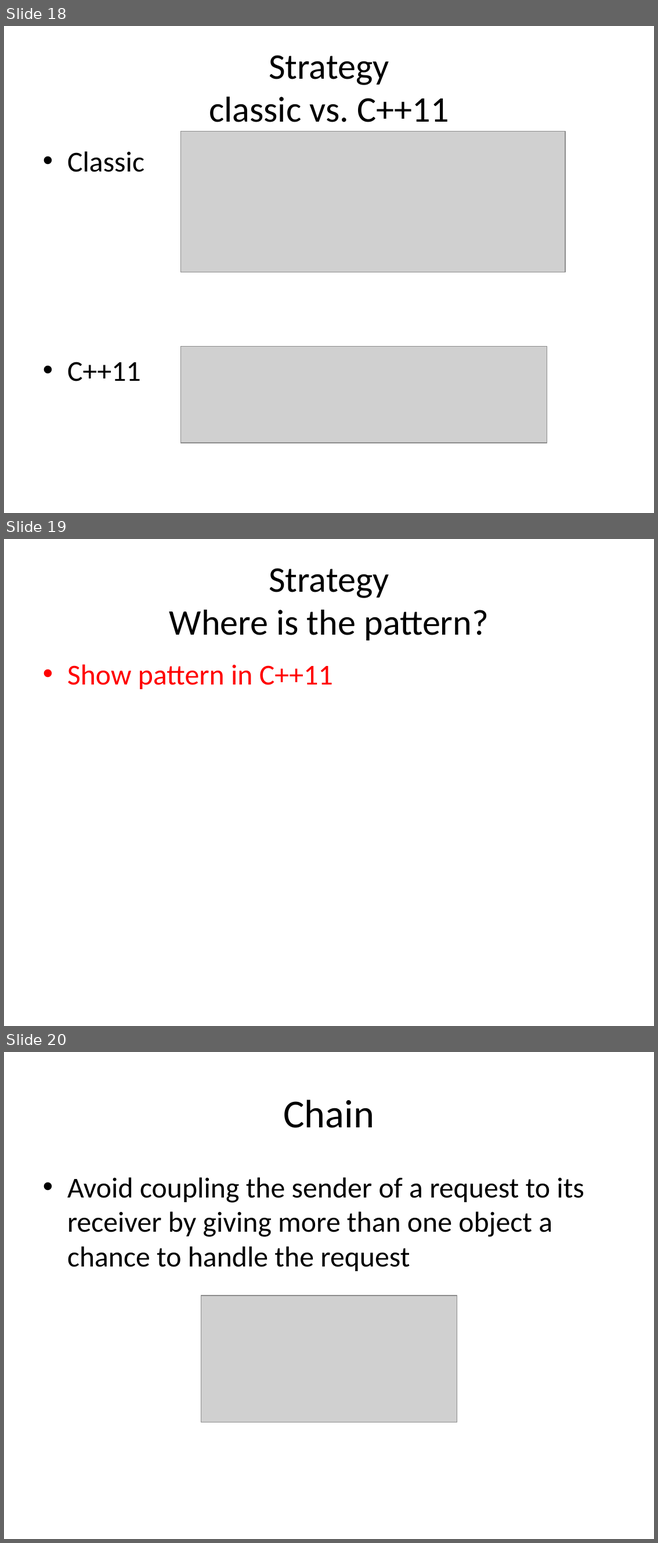
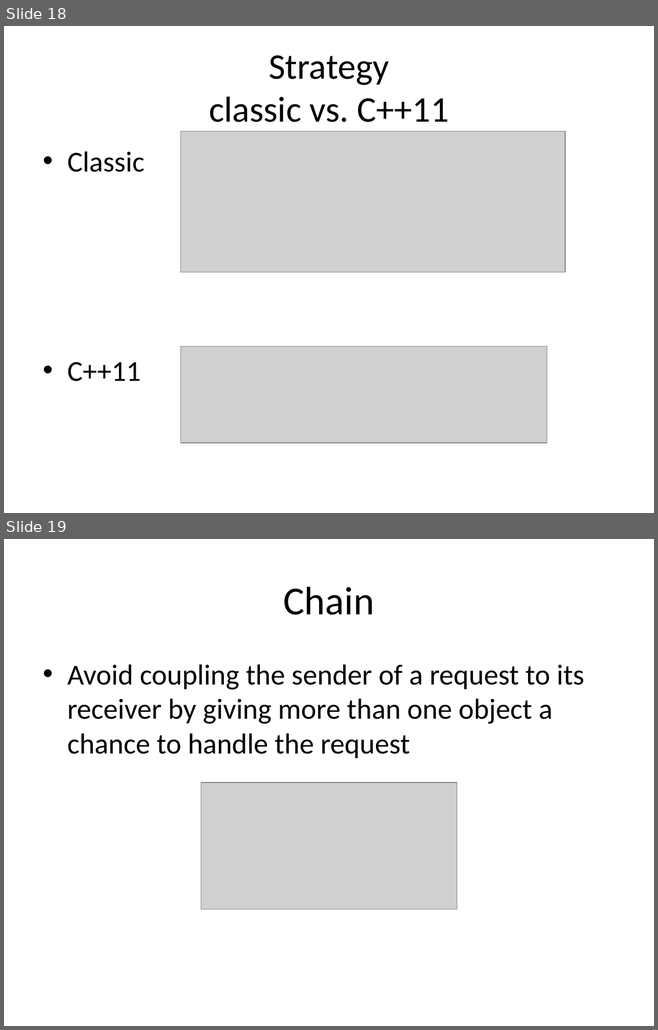
Before and after one commit to kamyu104/GofPatterns, a slide deck: Effective patterns.ppt. Shown one above the other, each under a label of ours: slides 18, 19 and 20 before the commit, slides 18 and 19 after it. The pictures are 658x1543 and 658x1030 pixels, drawn with LibreOffice and Linux fonts; fonts in the diff are those of the drawing; grey boxes stand for pictures. Boxes give left, top, right and bottom in pixels: in the first picture for what was removed or moved away, otherwise in the second. Text is boxed around its words. In the diff, an @@ line names an element or a change of style, - is before the commit and + after.

```diff
--- a/Effective patterns.ppt
+++ b/Effective patterns.ppt
@@ slide 19 removed at (x1=4, y1=539, x2=654, y2=1026), background #FFFFFF @@
@@ title removed at (x1=169, y1=568, x2=488, y2=641) @@
-Strategy
-Where is the pattern?
@@ text removed at (x1=67, y1=664, x2=333, y2=689) @@
-• Show pattern in C++11
@@ what was slide 20 is now slide 19 @@
```
Also in this commit, not shown: 3 slides changed, 7 slides added, 2 other slides removed, 2 other files.
